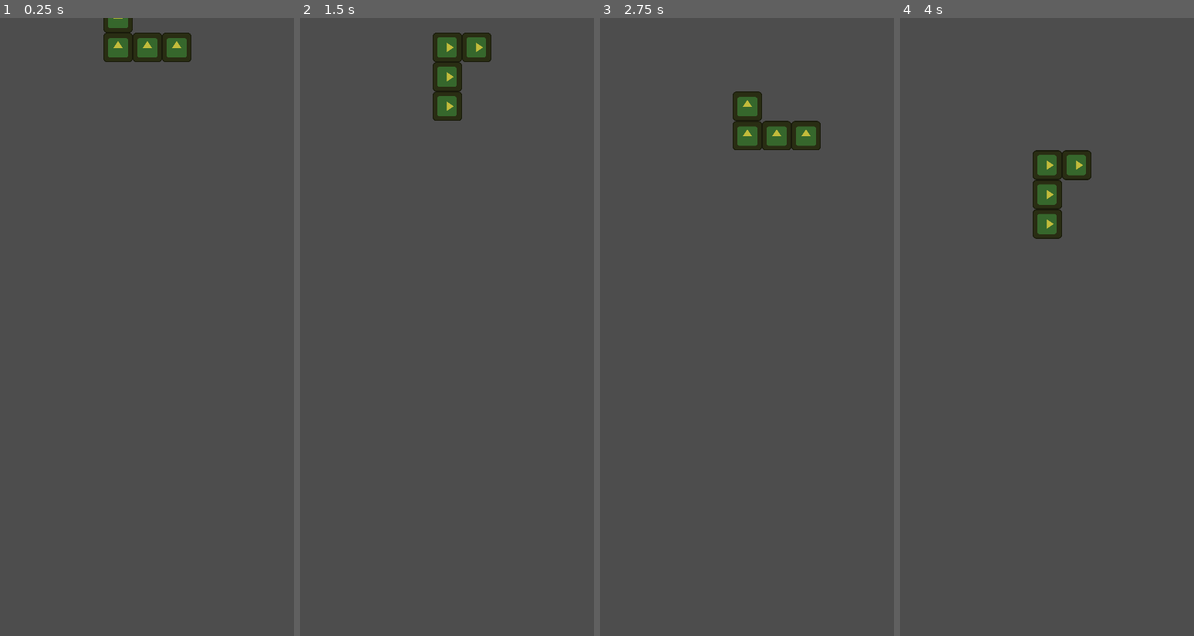
Above: before the commit, frames 1-4 (left to right).
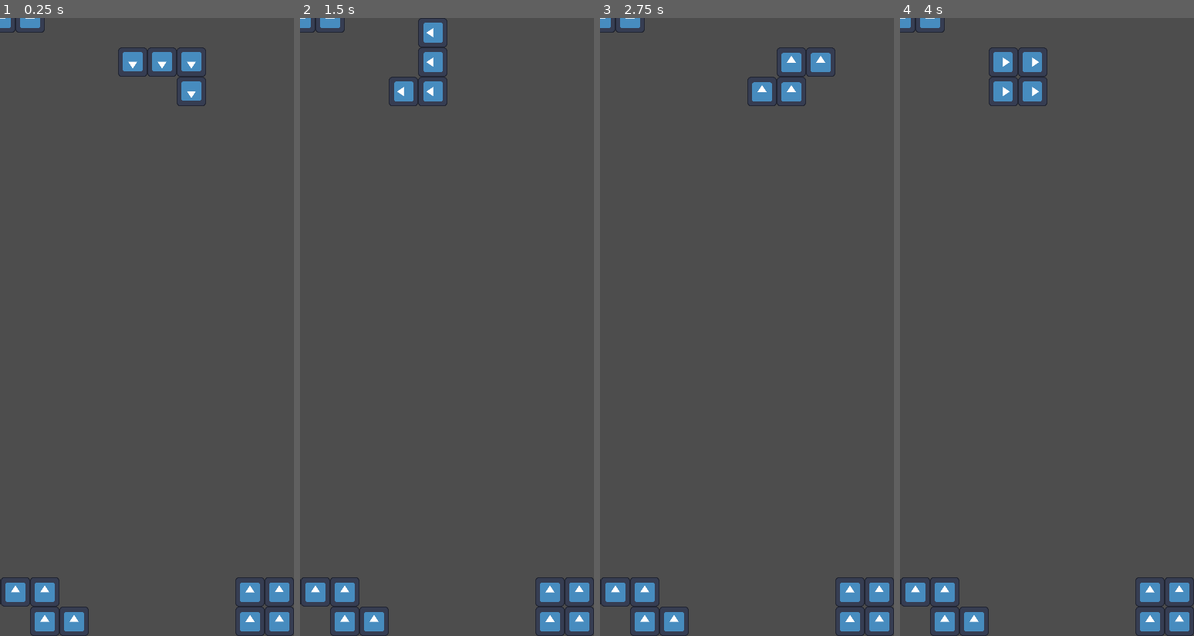
Above: after the commit, the same moments.

Repository: kolulu23/godot4-rc1-test-tetris
Game: Godot game, scene res://Main.tscn
Two runs of this game, one before a commit and one after it. Both use one fixed random seed, a clock stepped at 60 frames per second and the inputs below. The engine's default icon, where the game draws it, is replaced by a stand-in: a white triangle on a blue panel in a dark square.
Inputs:
- Up to frame 1 (0.25 s): no input
- Up to frame 2 (1.5 s): tap Enter at 0.5 s; hold Right (tetro_move_right) 0.53-1.28 s; hold Z (tetro_rotate_ccw) 0.53-1.28 s; tap Up (tetro_rotate_cw) at 0.8, 1.35 s; tap R (restart, bound only after the commit) at 1.25 s; hold Left (tetro_move_left) from 1.28 s (still down)
- Up to frame 3 (2.75 s): tap Down (tetro_soft_drop) at 1.55 s; tap R (restart, bound only after the commit) at 2 s; release Left (tetro_move_left) at 2.03 s; hold Right (tetro_move_right) from 2.03 s (still down); hold Down (tetro_soft_drop) from 2.03 s (still down); tap Z (tetro_rotate_ccw) at 2.3 s
- Up to frame 4 (4 s): tap R (restart, bound only after the commit) at 2.75, 3.5 s; release Down (tetro_soft_drop) at 2.78 s; tap Space (tetro_hard_drop) at 2.85 s; tap Up (tetro_rotate_cw) at 3.05 s; release Right (tetro_move_right) at 3.53 s; hold Left (tetro_move_left) from 3.53 s (still down); hold Shift (tetro_hold) from 3.53 s (still down); tap Down (tetro_soft_drop) at 3.8 s

The runs differ from the first frame. In frame 1, 4.7% of the frame differs, in the area x 0-100%, y 0-100%; in frame 2, 4.9%; in frame 3, 5.2%; in frame 4, 5.2%.

Commit message:
Add a spawn point

Diff:
--- a/Arena.tscn
+++ b/Arena.tscn
@@ -13,7 +13,4 @@
 [node name="TetrominoDropTimer" type="Timer" parent="."]
 autostart = true
 
-[node name="CanvasModulate" type="CanvasModulate" parent="."]
-color = Color(0.760784, 0.733333, 0.231373, 1)
-
 [connection signal="timeout" from="TetrominoDropTimer" to="." method="_on_tetromino_drop_timer_timeout"]
--- /dev/null
+++ b/Main.gd
@@ -0,0 +1,5 @@
+extends Node
+
+func _input(event):
+	if event.is_action_pressed("restart"):
+		self.get_tree().reload_current_scene()
--- a/Main.tscn
+++ b/Main.tscn
@@ -1,7 +1,77 @@
-[gd_scene load_steps=2 format=3 uid="uid://b70cc7lyewvwe"]
+[gd_scene load_steps=10 format=3 uid="uid://b70cc7lyewvwe"]
 
+[ext_resource type="Script" path="res://Main.gd" id="1_12dns"]
 [ext_resource type="PackedScene" uid="uid://donqc4orcxhap" path="res://Arena.tscn" id="1_ayx2w"]
+[ext_resource type="PackedScene" uid="uid://dcdy63dck6n2" path="res://Tetromino/Tetro_J.tscn" id="2_teuu3"]
+[ext_resource type="PackedScene" uid="uid://4wurou4fownx" path="res://Tetromino/Tetro_I.tscn" id="3_665uj"]
+[ext_resource type="PackedScene" uid="uid://y128s5yc2uu6" path="res://Tetromino/Tetro_L.tscn" id="4_faa5r"]
+[ext_resource type="PackedScene" uid="uid://bof38ow2gicrj" path="res://Tetromino/Tetro_T.tscn" id="6_eylgd"]
+[ext_resource type="PackedScene" uid="uid://clhb2lw417nlc" path="res://Tetromino/Tetro_S.tscn" id="7_jatj3"]
+[ext_resource type="PackedScene" uid="uid://ditsn0wlbviwr" path="res://Tetromino/Tetro_O.tscn" id="8_sjns1"]
+[ext_resource type="PackedScene" uid="uid://du1f0y1xqbk11" path="res://Tetromino/Tetro_Z.tscn" id="9_baeib"]
 
-[node name="Node2D" type="Node"]
+[node name="Main" type="Node"]
+script = ExtResource("1_12dns")
 
 [node name="Arena" parent="." instance=ExtResource("1_ayx2w")]
+
+[node name="Markers" type="Node" parent="."]
+
+[node name="Marker2D" type="Marker2D" parent="Markers"]
+position = Vector2(48, 0)
+gizmo_extents = 1280.0
+
+[node name="Marker2D2" type="Marker2D" parent="Markers"]
+position = Vector2(96, 0)
+gizmo_extents = 1280.0
+
+[node name="Marker2D3" type="Marker2D" parent="Markers"]
+position = Vector2(144, 0)
+gizmo_extents = 1280.0
+
+[node name="Marker2D4" type="Marker2D" parent="Markers"]
+position = Vector2(192, 0)
+gizmo_extents = 1280.0
+
+[node name="Marker2D5" type="Marker2D" parent="Markers"]
+position = Vector2(240, 0)
+gizmo_extents = 1280.0
+
+[node name="Marker2D6" type="Marker2D" parent="Markers"]
+position = Vector2(288, 0)
+gizmo_extents = 1280.0
+
+[node name="Marker2D7" type="Marker2D" parent="Markers"]
+position = Vector2(336, 0)
+gizmo_extents = 1280.0
+
+[node name="Marker2D8" type="Marker2D" parent="Markers"]
+position = Vector2(384, 0)
+gizmo_extents = 1280.0
+
+[node name="Marker2D9" type="Marker2D" parent="Markers"]
+position = Vector2(432, 0)
+gizmo_extents = 1280.0
+
+[node name="Marker2D10" type="Marker2D" parent="Markers"]
+position = Vector2(480, 0)
+gizmo_extents = 1280.0
+
+[node name="Samples" type="Node" parent="."]
+
+[node name="Tetro_J" parent="Samples" instance=ExtResource("2_teuu3")]
+
+[node name="Tetro_I" parent="Samples" instance=ExtResource("3_665uj")]
+
+[node name="Tetro_L" parent="Samples" instance=ExtResource("4_faa5r")]
+
+[node name="Tetro_T" parent="Samples" instance=ExtResource("6_eylgd")]
+
+[node name="Tetro_S" parent="Samples" instance=ExtResource("7_jatj3")]
+
+[node name="Tetro_O" parent="Samples" instance=ExtResource("8_sjns1")]
+position = Vector2(432, 960)
+rotation = -0.000688876
+
+[node name="TetroZ" parent="Samples" instance=ExtResource("9_baeib")]
+position = Vector2(72, 984)
--- a/project.godot
+++ b/project.godot
@@ -58,3 +58,8 @@
 "events": [Object(InputEventKey,"resource_local_to_scene":false,"resource_name":"","device":-1,"window_id":0,"alt_press …(182 unchanged characters)…
 ]
 }
+restart={
+"deadzone": 0.5,
+"events": [Object(InputEventKey,"resource_local_to_scene":false,"resource_name":"","device":-1,"window_id":0,"alt_pressed":false,"shift_pressed":false,"ctrl_pressed":false,"meta_pressed":false,"pressed":false,"keycode":0,"physical_keycode":82,"key_label":0,"unicode":114,"echo":false,"script":null)
+]
+}
--- a/script/Arena.gd
+++ b/script/Arena.gd
@@ -1,22 +1,22 @@
 extends Node2D
 
+## Current active tetromino, could be null if it was not spawned in time
 var active_tetromino: Tetromino
 
-# One dimension array for our 20 * 10 cells arena
+## One dimension array for our 20 * 10 cells arena
 var arena_cells: Array[TetroBlock]
 
+signal locked_down(tetro: Tetromino)
+
 const ARENA_WIDTH: int = 10
+const ARENA_HEIGHT: int = 20
 const ARENA_WIDTH_PIXEL: float = ARENA_WIDTH * TetroBlock.BLOCK_SIZE
-const ARENA_HEIGHT: int = 20
 const ARENA_HEIGHT_PIXEL: float = ARENA_HEIGHT * TetroBlock.BLOCK_SIZE
-
-## The initial tetromino spawn point is in the top middle of this arena
-const SPAWN_POINT: Vector2 = Vector2(ARENA_WIDTH_PIXEL / 2.0, TetroBlock.BLOCK_SIZE)
 
 
 # Called when the node enters the scene tree for the first time.
 func _ready():
-	randomize()
+	# randomize()
 	self.setup_active_tetromino()
 
 
@@ -34,33 +34,58 @@
 	# Set "allow_echo" to true so when player holds these key they can still move tetrominos
 	# TODO Set a custome timeout to action hold time
 	if event.is_action_pressed("tetro_move_left", true):
-		print("todo, move left ", active_tetromino)
-		active_tetromino.move_left()
+		self.try_move_left(active_tetromino)
 	if event.is_action_pressed("tetro_move_right", true):
-		print("todo, move right ", active_tetromino)
-		active_tetromino.move_right()
+		self.try_move_right(active_tetromino)
 	if event.is_action_pressed("tetro_soft_drop", true):
-		print("todo, soft drop ", active_tetromino)
 		# Stop and restart the timer to avoid accelaration
 		$TetrominoDropTimer.stop()
-		active_tetromino.move_down()
+		self.try_move_down(active_tetromino)
 		$TetrominoDropTimer.start()
 	if event.is_action_pressed("tetro_hard_drop"):
 		print("todo, hard drop ", active_tetromino)
 	if event.is_action_pressed("tetro_rotate_cw"):
-		print("todo, rotate clockwise ", active_tetromino)
-		active_tetromino.rotate_cw()
+		self.try_rotate_cw(active_tetromino)
 	if event.is_action_pressed("tetro_rotate_ccw"):
-		print("todo, rotate counter-clockwise ", active_tetromino)
-		active_tetromino.rotate_ccw()
+		self.try_rotate_ccw(active_tetromino)
 	if event.is_action_pressed("tetro_hold"):
 		print("todo, hold ", active_tetromino)
 
 
+func try_move_left(tetro: Tetromino):
+	# TODO Check boundary
+	active_tetromino.move_left()
+
+
+func try_move_right(tetro: Tetromino):
+	# TODO Check boundary
+	active_tetromino.move_right()
+
+
+func try_move_down(tetro: Tetromino):
+	# TODO Check boundary
+	active_tetromino.move_down()
+
+
+func try_rotate_cw(tetro: Tetromino):
+	# TODO Check boundary
+	active_tetromino.rotate_cw()
+
+
+func try_rotate_ccw(tetro: Tetromino):
+	# TODO Check boundary
+	active_tetromino.rotate_ccw()
+
+
+## Setup active_tetromino
+## First spawn a random tetromino, then rotate it randomly, then put it to a designated spawn point
 func setup_active_tetromino():
 	active_tetromino = $TetrominoSpawner.spawn_random()
 	self.add_child(active_tetromino)
-	active_tetromino.position = SPAWN_POINT
+	for i in randi() % 3:
+		active_tetromino.rotate_cw()
+	var spawn_position = $TetrominoSpawner.get_spawn_position_for(active_tetromino, ARENA_WIDTH)
+	active_tetromino.position = spawn_position
 	print("[1]Spawn ", active_tetromino)
 
 
--- a/script/TetroBlock.gd
+++ b/script/TetroBlock.gd
@@ -3,6 +3,7 @@
 
 # Visible size of each tetromino block in pixels
 const BLOCK_SIZE: float = 48.0
+const BLOCK_SIZE_HALF: float = BLOCK_SIZE / 2.0
 
 
 # Called when the node enters the scene tree for the first time.
--- a/script/TetrominoSpawner.gd
+++ b/script/TetrominoSpawner.gd
@@ -36,8 +36,6 @@
 			tetro_scene = preload("res://Tetromino/Tetro_T.tscn")
 		Tetromino.TetroType.Z:
 			tetro_scene = preload("res://Tetromino/Tetro_Z.tscn")
-		Tetromino.TetroType.Z:
-			tetro_scene = preload("res://Tetromino/Tetro_Z.tscn")
 	var tetro = tetro_scene.instantiate()
 	tetro.tetro_type = tetro_type
 	return tetro
@@ -66,3 +64,20 @@
 	]
 	if shuffle:
 		tetro_bag.shuffle()
+
+
+## Get the spawn position for a specific tetromino type within the arena.
+## All tetromino must have their position.x equals to multiple TetroBlock.BLOCK_SIZE plus an offset.
+## This ensures all movement based on TetroBlock.BLOCK_SIZE not go out of arena.
+func get_spawn_position_for(tetro: Tetromino, arena_width: int) -> Vector2:
+	var offset_x: float
+	var offset_y: float
+	match tetro.tetro_type:
+		Tetromino.TetroType.I, Tetromino.TetroType.O:
+			offset_x = 0.
+			offset_y = TetroBlock.BLOCK_SIZE
+		_:
+			offset_x = TetroBlock.BLOCK_SIZE_HALF
+			offset_y = TetroBlock.BLOCK_SIZE_HALF + TetroBlock.BLOCK_SIZE
+	var arena_top_middle: float = TetroBlock.BLOCK_SIZE * arena_width / 2.0
+	return Vector2(arena_top_middle + offset_x, offset_y)
